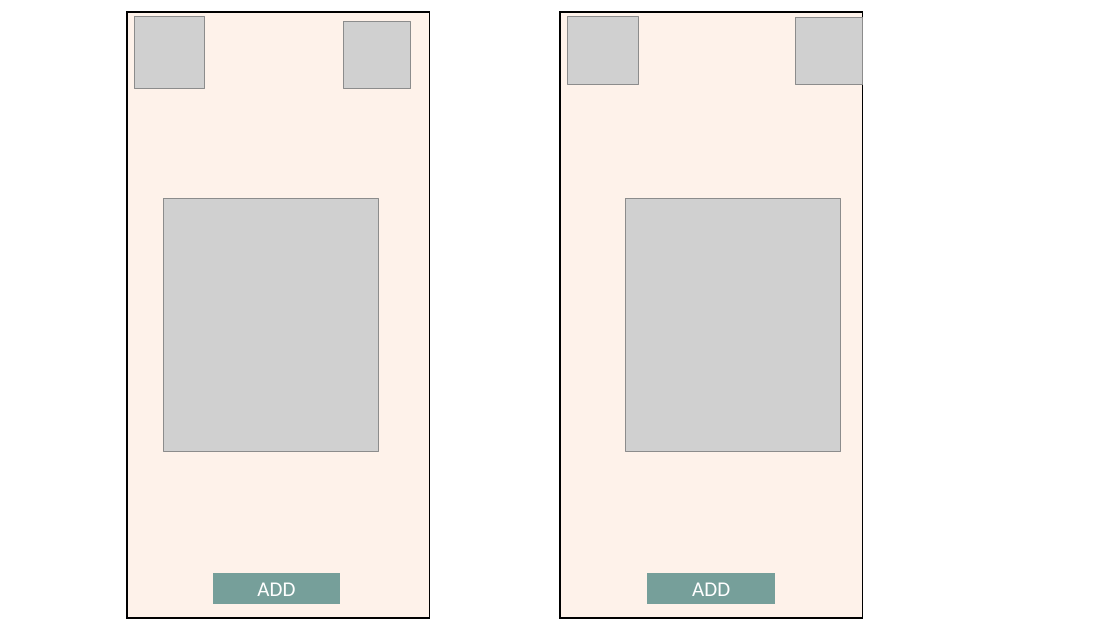
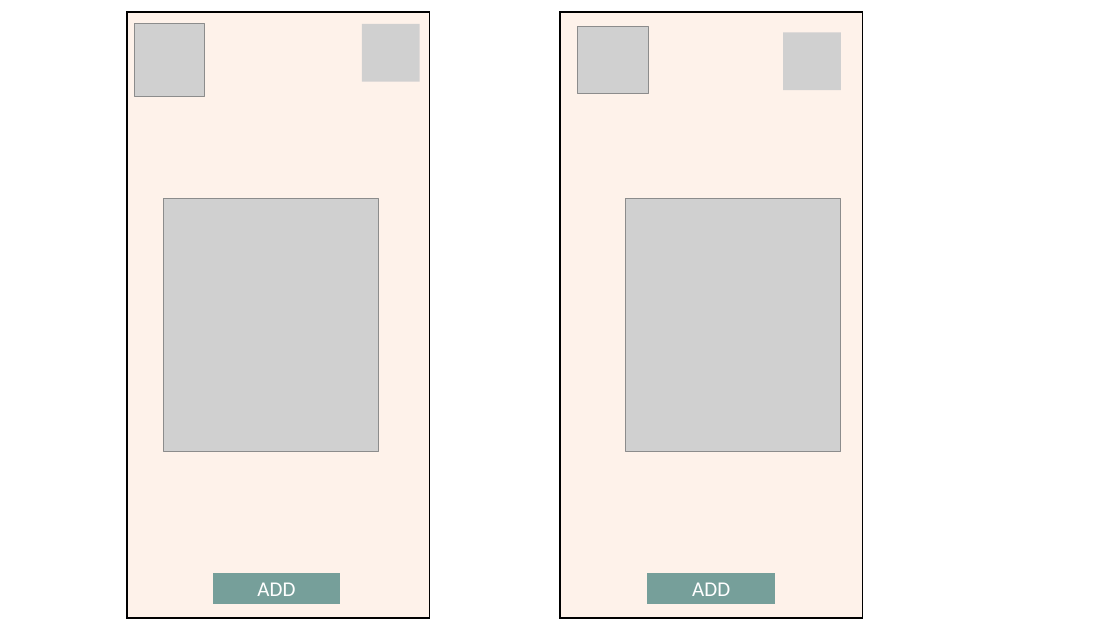
Before and after one commit to bontsdivina/CC107_Sat7301230Group1, a slide deck: slide 5 of Group1_PROJECT/DOCUMENTATION/DESIGN.pptx. Drawn at 1120x630 pixels with LibreOffice and Linux fonts; fonts in the diff are those of the drawing; grey boxes stand for pictures. Boxes give left, top, right and bottom in pixels: in the first picture for what was removed or moved away, otherwise in the second. Text is boxed around its words. In the diff, an @@ line names an element or a change of style, - is before the commit and + after.

```diff
--- a/Group1_PROJECT/DOCUMENTATION/DESIGN.pptx
+++ b/Group1_PROJECT/DOCUMENTATION/DESIGN.pptx
@@ picture: place and size @@
-picture at (134, 17, 205, 89)
+picture at (134, 24, 205, 96)
@@ picture: place and size @@
-picture at (344, 22, 411, 89)
+picture at (362, 24, 420, 82)
@@ picture: place and size @@
-picture at (568, 17, 639, 85)
+picture at (578, 26, 649, 94)
@@ picture removed at (796, 17, 863, 84) @@
@@ picture added at (783, 33, 841, 91) @@
```
Also in this commit, not shown: 2 other slides changed, 1 slide added, 3 slides removed.
